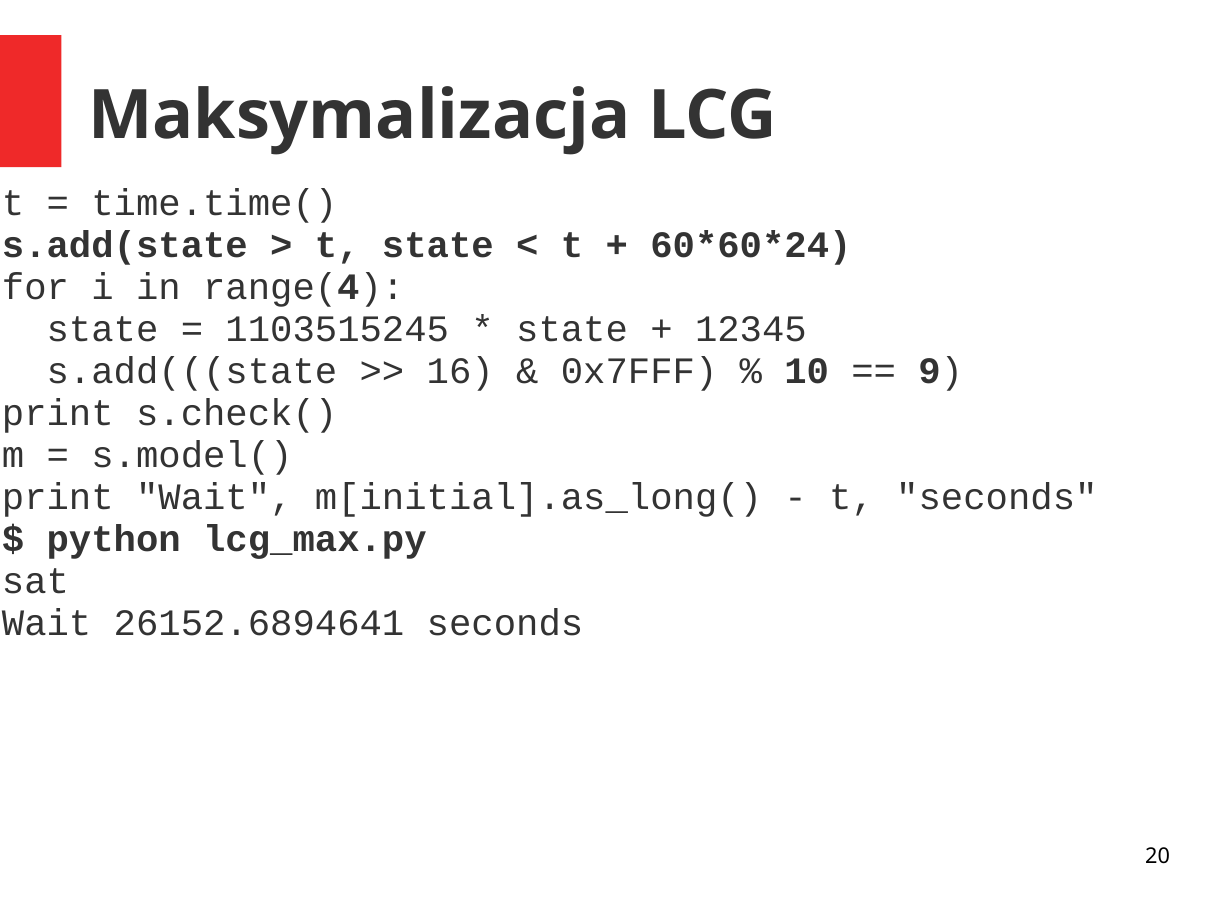
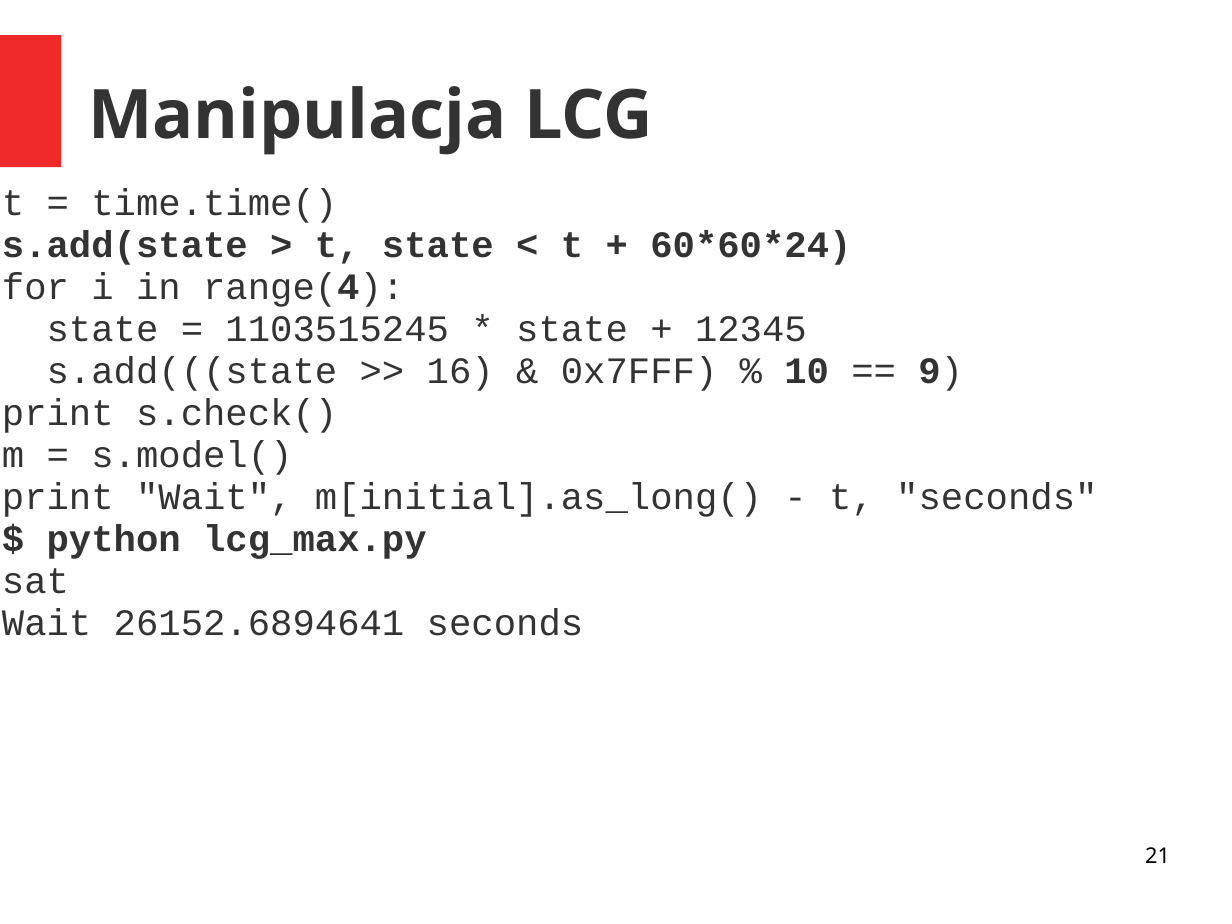
Before and after one commit to akrasuski1/presentation-z3, a slide deck: slide 21 of prez.ppt (slide 20 before the commit). Drawn at 1232x924 pixels with LibreOffice and Linux fonts; fonts in the diff are those of the drawing. Boxes give left, top, right and bottom in pixels: in the first picture for what was removed or moved away, otherwise in the second. Text is boxed around its words. In the diff, an @@ line names an element or a change of style, - is before the commit and + after.

```diff
--- a/prez.ppt
+++ b/prez.ppt
@@ title at [88, 86, 653, 155]: text changed @@
-Maksymalizacja LCG
+Manipulacja LCG
@@ page number at [1145, 847, 1170, 863]: text changed @@
-20
+21
```
Also in this commit, not shown: 8 other slides changed, 2 slides added, 2 other files.
